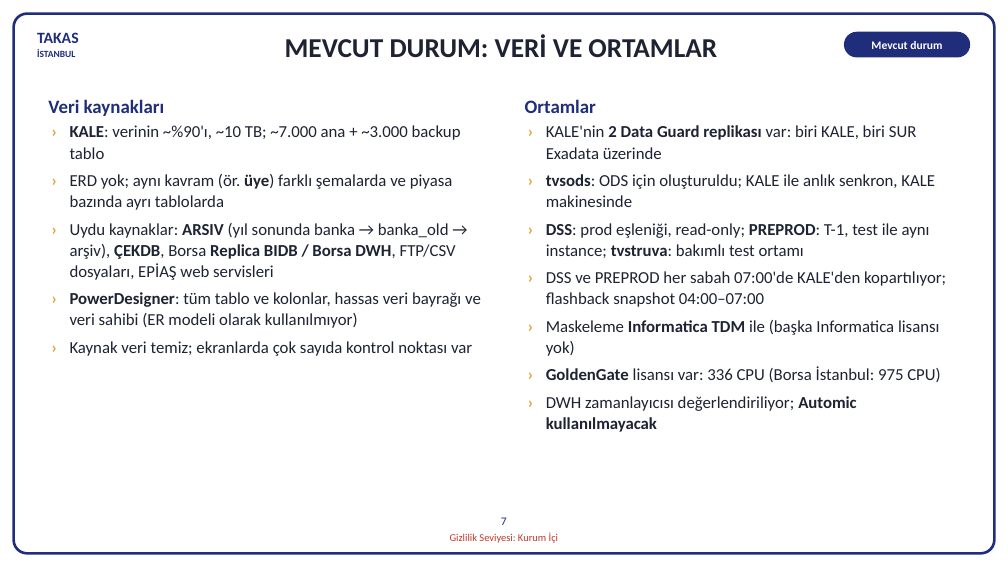
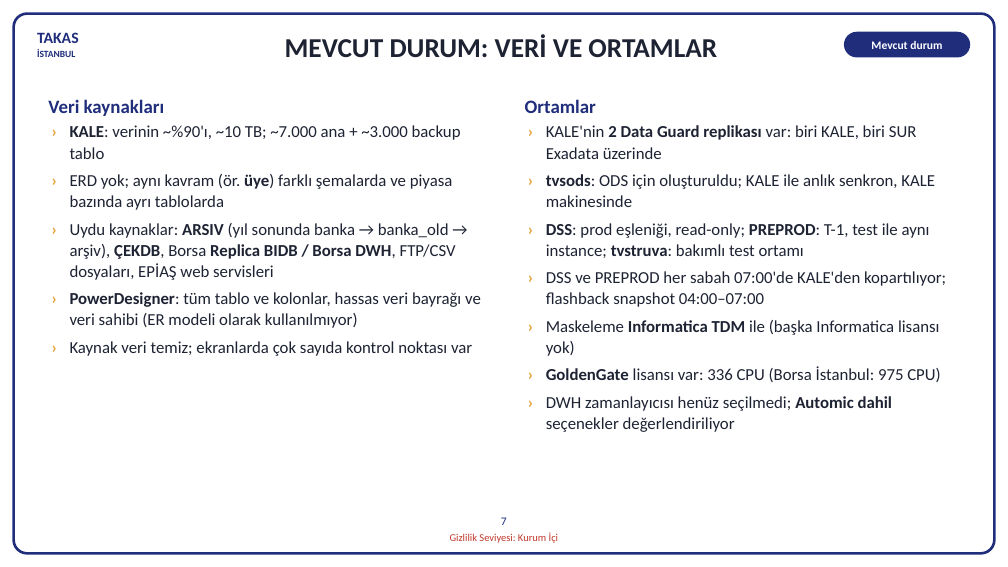
Before and after one commit to hanifidemirel0/Cursor-Projects, a slide deck: slide 7 of outputs/dwh-sunum-kasim-2026/5 - DWHSunum_Kasim2026.pptx. Drawn at 1008x567 pixels with LibreOffice and Linux fonts; fonts in the diff are those of the drawing. Boxes give left, top, right and bottom in pixels: in the first picture for what was removed or moved away, otherwise in the second. Text is boxed around its words. In the diff, an @@ line names an element or a change of style, - is before the commit and + after.

```diff
--- a/outputs/dwh-sunum-kasim-2026/5 - DWHSunum_Kasim2026.pptx
+++ b/outputs/dwh-sunum-kasim-2026/5 - DWHSunum_Kasim2026.pptx
@@ text at [546, 396, 892, 432]: text changed @@
-› DWH zamanlayıcısı değerlendiriliyor; Automic kullanılmayacak
+› DWH zamanlayıcısı henüz seçilmedi; Automic dahil seçenekler değerlendiriliyor
```
Also in this commit, not shown: 1 other slide changed, 10 other files.
